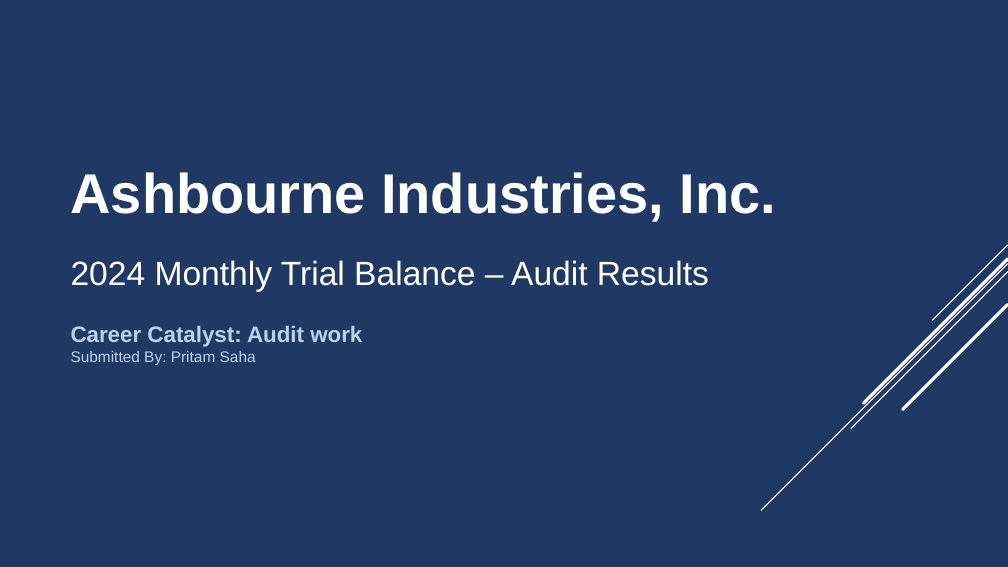
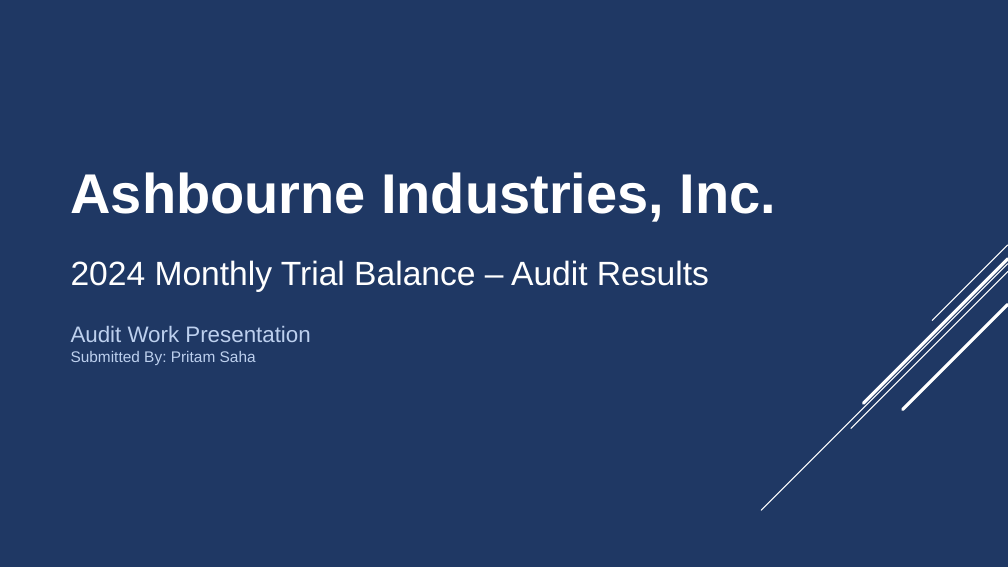
Before and after one commit to pritamsaha-finance/ashbourne-trial-balance-audit-2024, a slide deck: slide 1 of Presentations/Pptx/Audit_Presentation.pptx. Drawn at 1008x567 pixels with LibreOffice and Linux fonts; fonts in the diff are those of the drawing. Boxes give left, top, right and bottom in pixels: in the first picture for what was removed or moved away, otherwise in the second. Text is boxed around its words. In the diff, an @@ line names an element or a change of style, - is before the commit and + after.

```diff
--- a/Presentations/Pptx/Audit_Presentation.pptx
+++ b/Presentations/Pptx/Audit_Presentation.pptx
@@ text at (x1=71, y1=326, x2=310, y2=342): text changed; bold off @@
-Career Catalyst: Audit work
+Audit Work Presentation
```
